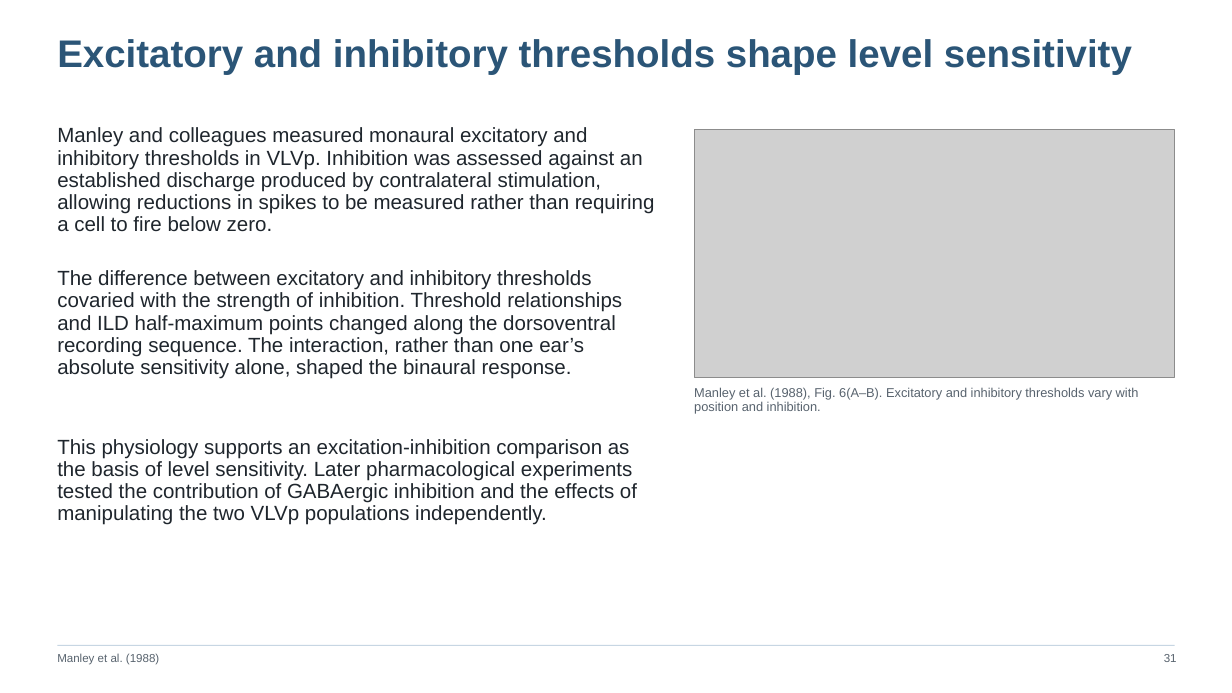
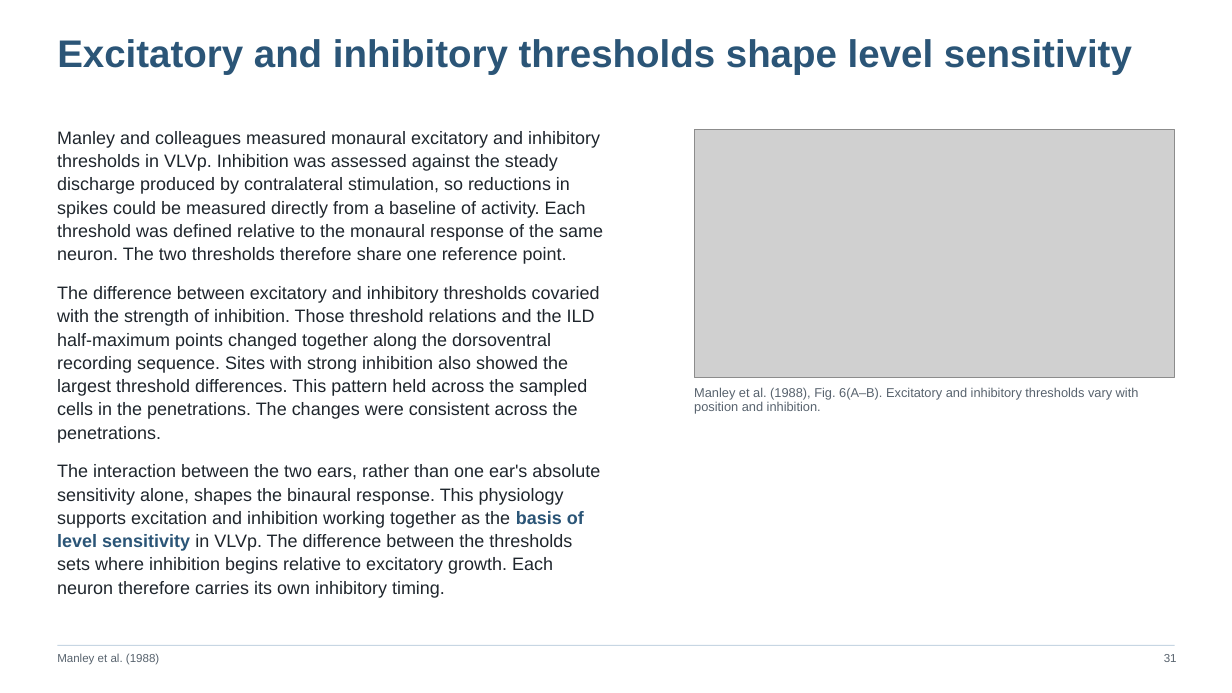
Before and after one commit to jordanxxlopez/NEUROETHOLOGY, a slide deck: slide 41 of scaffolded/Neuroethology_Lecture18_FA2026_SCAFFOLDED.pptx (slide 43 before the commit). Drawn at 1232x693 pixels with LibreOffice and Linux fonts; fonts in the diff are those of the drawing; grey boxes stand for pictures. Boxes give left, top, right and bottom in pixels: in the first picture for what was removed or moved away, otherwise in the second. Text is boxed around its words. In the diff, an @@ line names an element or a change of style, - is before the commit and + after.

```diff
--- a/scaffolded/Neuroethology_Lecture18_FA2026_SCAFFOLDED.pptx
+++ b/scaffolded/Neuroethology_Lecture18_FA2026_SCAFFOLDED.pptx
@@ text at (x1=57, y1=131, x2=603, y2=598): text changed; size 16 to 14 pt @@
-Manley and colleagues measured monaural excitatory and inhibitory thresholds in VLVp. Inhibition was assessed against an established discharge produced by contralateral stimulation, allowing reductions in spikes to be measured rather than requiring a cell to fire below zero.
+Manley and colleagues measured monaural excitatory and inhibitory thresholds in VLVp. Inhibition was assessed against the steady discharge produced by contralateral stimulation, so reductions in spikes could be measured directly from a baseline of activity. Each threshold was defined relative to the monaural response of the same neuron. The two thresholds therefore share one reference point.
+The difference between excitatory and inhibitory thresholds covaried with the strength of inhibition. Those threshold relations and the ILD half-maximum points changed together along the dorsoventral recording sequence. Sites with strong inhibition also showed the largest threshold differences. This pattern held across the sampled cells in the penetrations. The changes were consistent across the penetrations.
+The interaction between the two ears, rather than one ear's absolute sensitivity alone, shapes the binaural response. This physiology supports excitation and inhibition working together as the basis of level sensitivity in VLVp. The difference between the thresholds sets where inhibition begins relative to excitatory growth. Each neuron therefore carries its own inhibitory timing.
@@ text removed at (x1=57, y1=270, x2=622, y2=379) @@
-The difference between excitatory and inhibitory thresholds covaried with the strength of inhibition. Threshold relationships and ILD half-maximum points changed along the dorsoventral recording sequence. The interaction, rather than one ear’s absolute sensitivity alone, shaped the binaural response.
@@ text removed at (x1=57, y1=439, x2=637, y2=525) @@
-This physiology supports an excitation-inhibition comparison as the basis of level sensitivity. Later pharmacological experiments tested the contribution of GABAergic inhibition and the effects of manipulating the two VLVp populations independently.
```
Also in this commit, not shown: 46 other slides changed, 11 slides added, 11 slides removed, 3 other files.
